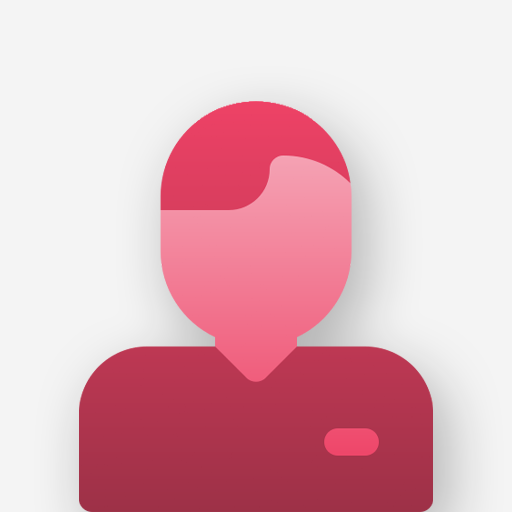
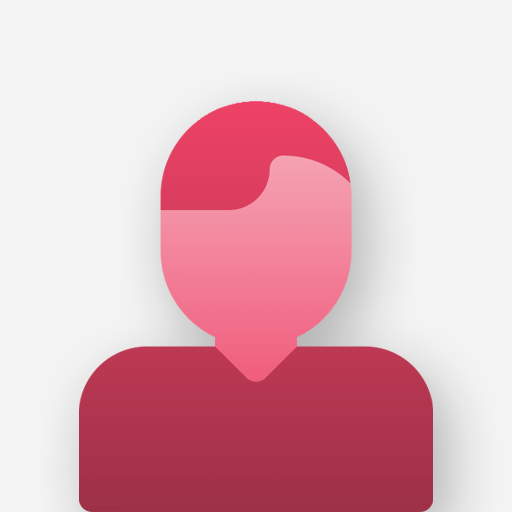
Revision of a layered 512 × 512 image; what changed, layer by layer:
painted on "enfermeira" over [323, 427, 380, 457]
